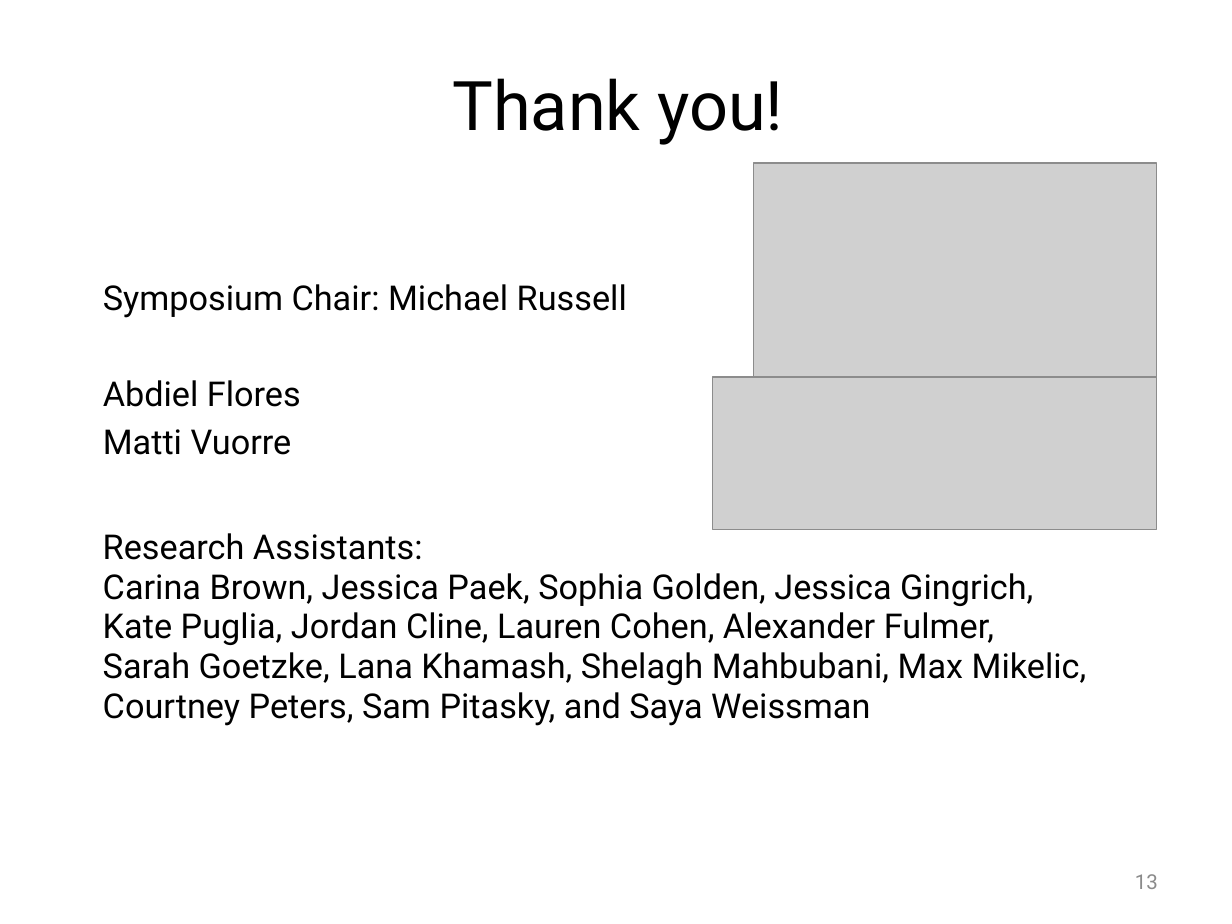
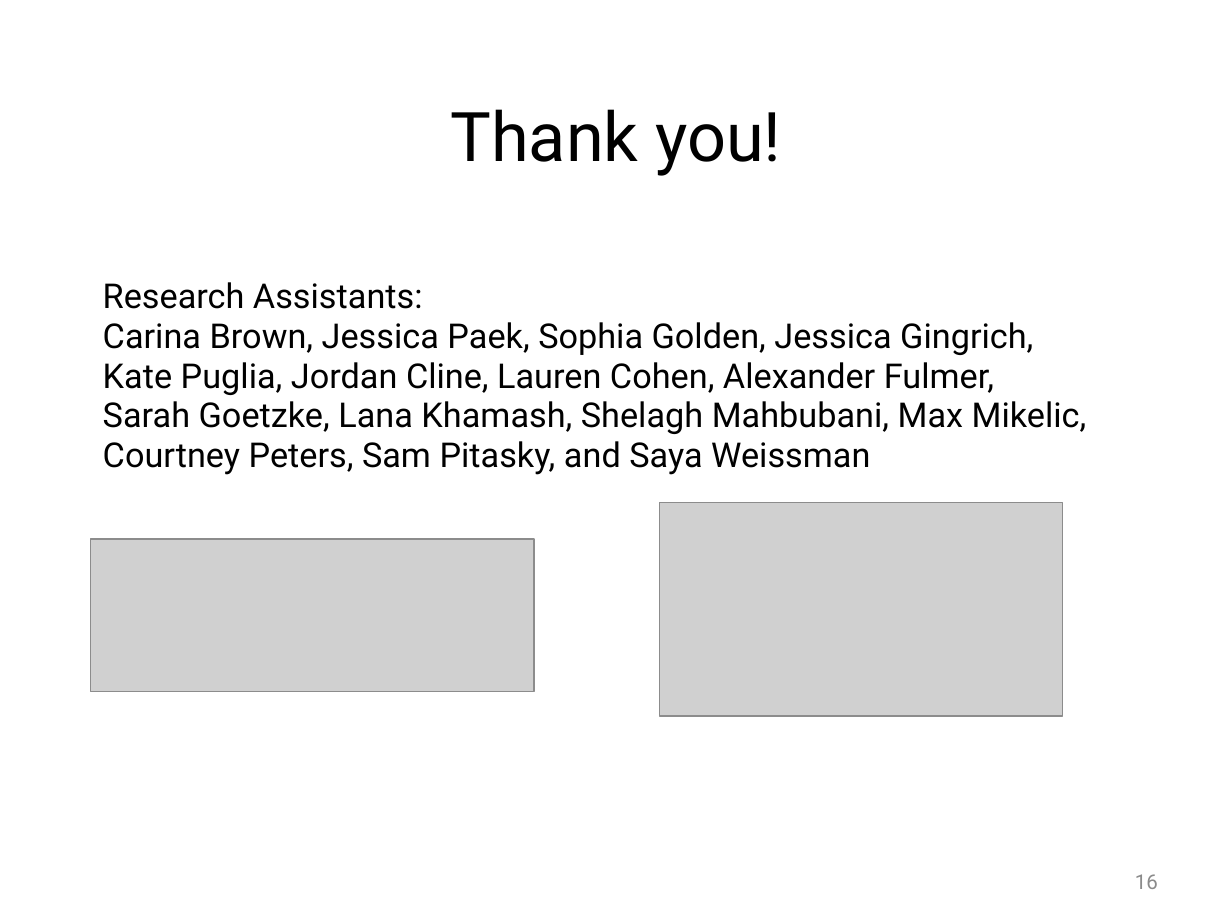
Before and after one commit to mayazrm/KZNB, a slide deck: slide 16 of DSM/Bolger_DSM_Report_from_the_Trenches_170601.pptx (slide 13 before the commit). Drawn at 1232x924 pixels with LibreOffice and Linux fonts; fonts in the diff are those of the drawing; grey boxes stand for pictures; background and template pictures are left out. Boxes give left, top, right and bottom in pixels: in the first picture for what was removed or moved away, otherwise in the second. Text is boxed around its words. In the diff, an @@ line names an element or a change of style, - is before the commit and + after.

```diff
--- a/DSM/Bolger_DSM_Report_from_the_Trenches_170601.pptx
+++ b/DSM/Bolger_DSM_Report_from_the_Trenches_170601.pptx
@@ title "Thank you!": place and size @@
-title "Thank you!" at bbox=[452, 78, 783, 145]
+title "Thank you!" at bbox=[450, 109, 781, 176]
@@ text "Research Assistants:": place and size @@
-text "Research Assistants:" at bbox=[103, 533, 1087, 726]
+text "Research Assistants:" at bbox=[103, 282, 1087, 475]
@@ text removed at bbox=[103, 284, 627, 455] @@
-Symposium Chair: Michael Russell
-Abdiel Flores
-Matti Vuorre
@@ picture: place and size @@
-picture at bbox=[754, 163, 1157, 377]
+picture at bbox=[660, 503, 1063, 717]
@@ picture: place and size @@
-picture at bbox=[712, 377, 1156, 530]
+picture at bbox=[90, 538, 533, 691]
@@ page number at bbox=[1135, 874, 1158, 889]: text changed @@
-13
+16
```
Also in this commit, not shown: 10 other slides changed, 7 slides added, 3 slides removed, 7 other files.
